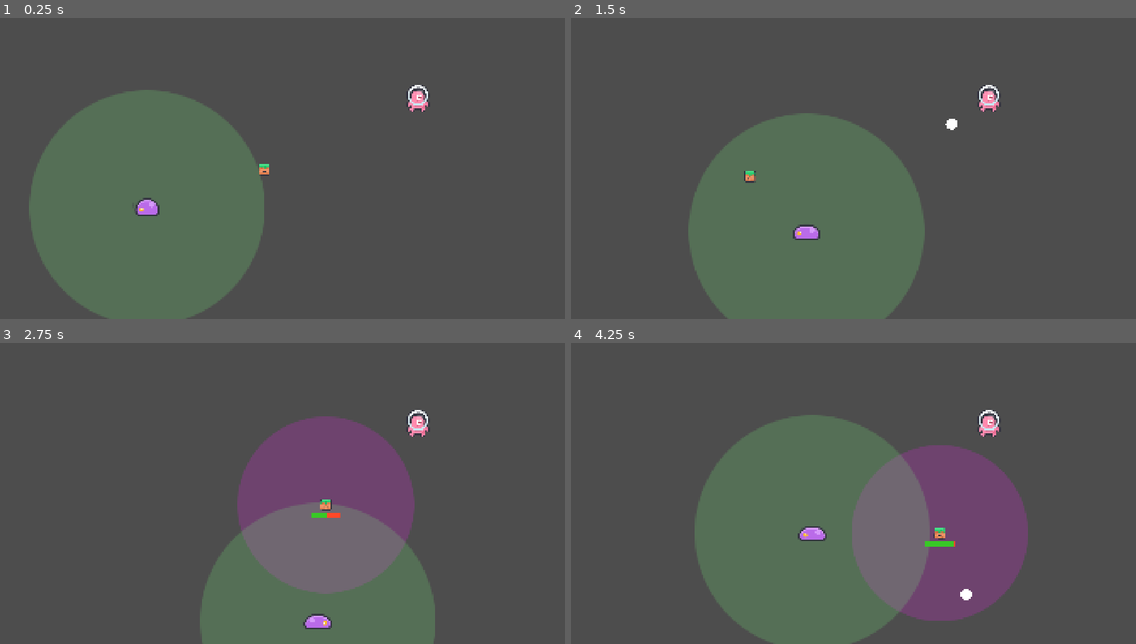
Above: before the commit, frames 1-4 (two rows, left to right).
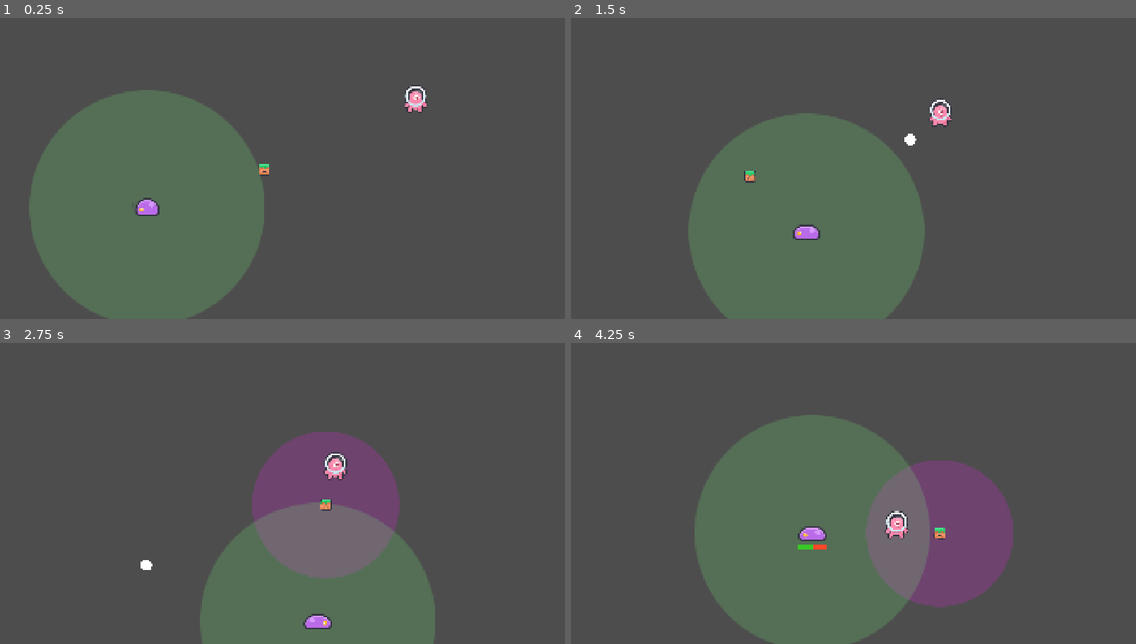
Above: after the commit, the same moments.

Repository: Slaith12/GMTK-2025
Game: Godot game, scene res://scenes/proj_test.tscn
Same seed, same stepped clock (60 frames per second), same inputs: the game is played once before the commit and once after it.
Inputs (mouse positions are in pixels of both pictures, inside the frame that each line leads up to):
- Up to frame 1 (0.25 s): no input
- Up to frame 2 (1.5 s): move the mouse to (977, 144) at 0.52 s; press the mouse at (977, 144) at 0.53 s; hold D (move_right) 0.53-1.28 s; move the mouse to (740, 177) at 1.27 s; release the mouse at (740, 177) at 1.28 s; hold S (move_down) from 1.28 s (still down); tap Space (secondary_action) at 1.35 s
- Up to frame 3 (2.75 s): move the mouse to (339, 415) at 2.02 s; release S (move_down) at 2.03 s; press the mouse at (339, 415) at 2.03 s; hold D (move_right) from 2.03 s (still down)
- Up to frame 4 (4.25 s): move the mouse to (825, 547) at 2.77 s; release D (move_right) at 2.78 s; release the mouse at (825, 547) at 2.78 s; hold W (move_up) 2.78-3.53 s; tap Space (secondary_action) at 2.85 s; move the mouse to (1023, 532) at 3.52 s; press the mouse at (1023, 532) at 3.53 s; hold A (move_left) from 3.53 s (still down)

The runs differ from the first frame. In frame 1, 0.2% of the frame differs, in the area x 71-76%, y 22-32%; in frame 2, 0.6%; in frame 3, 4.9%; in frame 4, 5.0%, in the area x 40-81%, y 22-93%.

Commit message:
Basic enemy movement

Diff:
--- a/scenes/basic_enemy.tscn
+++ b/scenes/basic_enemy.tscn
@@ -56,9 +56,52 @@
 "update": 0,
 "values": [Vector2(0, 0)]
 }
+tracks/1/type = "value"
+tracks/1/imported = false
+tracks/1/enabled = true
+tracks/1/path = NodePath("Sprite2D:rotation")
+tracks/1/interp = 1
+tracks/1/loop_wrap = true
+tracks/1/keys = {
+"times": PackedFloat32Array(0),
+"transitions": PackedFloat32Array(1),
+"update": 0,
+"values": [0.0]
+}
+
+[sub_resource type="Animation" id="Animation_ve544"]
+resource_name = "Attack"
+length = 0.5
+tracks/0/type = "value"
+tracks/0/imported = false
+tracks/0/enabled = true
+tracks/0/path = NodePath("Sprite2D:rotation")
+tracks/0/interp = 2
+tracks/0/loop_wrap = true
+tracks/0/keys = {
+"times": PackedFloat32Array(0, 0.5),
+"transitions": PackedFloat32Array(1, 1),
+"update": 0,
+"values": [0.0, 6.28319]
+}
+tracks/1/type = "method"
+tracks/1/imported = false
+tracks/1/enabled = true
+tracks/1/path = NodePath(".")
+tracks/1/interp = 1
+tracks/1/loop_wrap = true
+tracks/1/keys = {
+"times": PackedFloat32Array(0.5),
+"transitions": PackedFloat32Array(1),
+"values": [{
+"args": [],
+"method": &"start_movement"
+}]
+}
 
 [sub_resource type="AnimationLibrary" id="AnimationLibrary_wm70f"]
 _data = {
+&"Attack": SubResource("Animation_ve544"),
 &"Death": SubResource("Animation_cuegt"),
 &"RESET": SubResource("Animation_wm70f")
 }
--- a/scenes/companion.tscn
+++ b/scenes/companion.tscn
@@ -6,7 +6,61 @@
 [ext_resource type="PackedScene" uid="uid://db4311qiu3x1w" path="res://scenes/health_object.tscn" id="4_mqvd2"]
 
 [sub_resource type="CircleShape2D" id="CircleShape2D_rp0js"]
-radius = 300.0
+radius = 250.0
+
+[sub_resource type="Animation" id="Animation_rp0js"]
+resource_name = "Attracting"
+length = 3.0
+loop_mode = 1
+tracks/0/type = "value"
+tracks/0/imported = false
+tracks/0/enabled = true
+tracks/0/path = NodePath("Sprite2D:region_rect")
+tracks/0/interp = 1
+tracks/0/loop_wrap = true
+tracks/0/keys = {
+"times": PackedFloat32Array(0),
+"transitions": PackedFloat32Array(1),
+"update": 1,
+"values": [Rect2(384, 384, 64, 64)]
+}
+tracks/1/type = "bezier"
+tracks/1/imported = false
+tracks/1/enabled = true
+tracks/1/path = NodePath("Sprite2D:rotation")
+tracks/1/interp = 1
+tracks/1/loop_wrap = true
+tracks/1/keys = {
+"handle_modes": PackedInt32Array(0, 0, 0),
+"points": PackedFloat32Array(0.349066, -0.25, 0, 0.4, 0, -0.349066, -0.4, 0, 0.4, 0, 0.349066, -0.4, 0, 0.25, 0),
+"times": PackedFloat32Array(0, 1.5, 3)
+}
+
+[sub_resource type="Animation" id="Animation_mqvd2"]
+length = 0.001
+tracks/0/type = "value"
+tracks/0/imported = false
+tracks/0/enabled = true
+tracks/0/path = NodePath("Sprite2D:region_rect")
+tracks/0/interp = 1
+tracks/0/loop_wrap = true
+tracks/0/keys = {
+"times": PackedFloat32Array(0),
+"transitions": PackedFloat32Array(1),
+"update": 0,
+"values": [Rect2(384, 448, 64, 64)]
+}
+tracks/1/type = "bezier"
+tracks/1/imported = false
+tracks/1/enabled = true
+tracks/1/path = NodePath("Sprite2D:rotation")
+tracks/1/interp = 1
+tracks/1/loop_wrap = true
+tracks/1/keys = {
+"handle_modes": PackedInt32Array(0),
+"points": PackedFloat32Array(0, -0.25, 0, 0.25, 0),
+"times": PackedFloat32Array(0)
+}
 
 [sub_resource type="Animation" id="Animation_eol6h"]
 resource_name = "Stun"
@@ -49,60 +103,6 @@
 "times": PackedFloat32Array(0, 1, 2.53333, 2.83333)
 }
 
-[sub_resource type="Animation" id="Animation_mqvd2"]
-length = 0.001
-tracks/0/type = "value"
-tracks/0/imported = false
-tracks/0/enabled = true
-tracks/0/path = NodePath("Sprite2D:region_rect")
-tracks/0/interp = 1
-tracks/0/loop_wrap = true
-tracks/0/keys = {
-"times": PackedFloat32Array(0),
-"transitions": PackedFloat32Array(1),
-"update": 0,
-"values": [Rect2(384, 448, 64, 64)]
-}
-tracks/1/type = "bezier"
-tracks/1/imported = false
-tracks/1/enabled = true
-tracks/1/path = NodePath("Sprite2D:rotation")
-tracks/1/interp = 1
-tracks/1/loop_wrap = true
-tracks/1/keys = {
-"handle_modes": PackedInt32Array(0),
-"points": PackedFloat32Array(0, -0.25, 0, 0.25, 0),
-"times": PackedFloat32Array(0)
-}
-
-[sub_resource type="Animation" id="Animation_rp0js"]
-resource_name = "Attracting"
-length = 3.0
-loop_mode = 1
-tracks/0/type = "value"
-tracks/0/imported = false
-tracks/0/enabled = true
-tracks/0/path = NodePath("Sprite2D:region_rect")
-tracks/0/interp = 1
-tracks/0/loop_wrap = true
-tracks/0/keys = {
-"times": PackedFloat32Array(0),
-"transitions": PackedFloat32Array(1),
-"update": 1,
-"values": [Rect2(384, 384, 64, 64)]
-}
-tracks/1/type = "bezier"
-tracks/1/imported = false
-tracks/1/enabled = true
-tracks/1/path = NodePath("Sprite2D:rotation")
-tracks/1/interp = 1
-tracks/1/loop_wrap = true
-tracks/1/keys = {
-"handle_modes": PackedInt32Array(0, 0, 0),
-"points": PackedFloat32Array(0.349066, -0.25, 0, 0.4, 0, -0.349066, -0.4, 0, 0.4, 0, 0.349066, -0.4, 0, 0.25, 0),
-"times": PackedFloat32Array(0, 1.5, 3)
-}
-
 [sub_resource type="AnimationLibrary" id="AnimationLibrary_mqvd2"]
 _data = {
 &"Attracting": SubResource("Animation_rp0js"),
@@ -248,7 +248,7 @@
 
 [node name="HealthObject" parent="." instance=ExtResource("4_mqvd2")]
 position = Vector2(0, 37)
-maxHealth = 22
+maxHealth = 18
 
 [node name="CollisionShape2D" type="CollisionShape2D" parent="HealthObject"]
 position = Vector2(0, -37)
--- a/scenes/player.tscn
+++ b/scenes/player.tscn
@@ -9,79 +9,6 @@
 
 [sub_resource type="CircleShape2D" id="CircleShape2D_qlg0r"]
 radius = 28.0
-
-[sub_resource type="Animation" id="Animation_qhqgy"]
-resource_name = "Idle"
-length = 1.6
-loop_mode = 1
-tracks/0/type = "value"
-tracks/0/imported = false
-tracks/0/enabled = true
-tracks/0/path = NodePath("Sprite2D:region_rect")
-tracks/0/interp = 1
-tracks/0/loop_wrap = true
-tracks/0/keys = {
-"times": PackedFloat32Array(0, 0.8),
-"transitions": PackedFloat32Array(1, 1),
-"update": 1,
-"values": [Rect2(128, 128, 64, 64), Rect2(128, 64, 64, 64)]
-}
-
-[sub_resource type="Animation" id="Animation_dqkch"]
-length = 0.001
-tracks/0/type = "value"
-tracks/0/imported = false
-tracks/0/enabled = true
-tracks/0/path = NodePath("Sprite2D:region_rect")
-tracks/0/interp = 1
-tracks/0/loop_wrap = true
-tracks/0/keys = {
-"times": PackedFloat32Array(0),
-"transitions": PackedFloat32Array(1),
-"update": 0,
-"values": [Rect2(128, 128, 64, 64)]
-}
-tracks/1/type = "value"
-tracks/1/imported = false
-tracks/1/enabled = true
-tracks/1/path = NodePath(".:isForceMoving")
-tracks/1/interp = 1
-tracks/1/loop_wrap = true
-tracks/1/keys = {
-"times": PackedFloat32Array(0),
-"transitions": PackedFloat32Array(1),
-"update": 1,
-"values": [false]
-}
-tracks/2/type = "value"
-tracks/2/imported = false
-tracks/2/enabled = true
-tracks/2/path = NodePath(".:forceVelocity")
-tracks/2/interp = 1
-tracks/2/loop_wrap = true
-tracks/2/keys = {
-"times": PackedFloat32Array(0),
-"transitions": PackedFloat32Array(1),
-"update": 0,
-"values": [Vector2(0, 0)]
-}
-
-[sub_resource type="Animation" id="Animation_qlg0r"]
-resource_name = "Walk"
-length = 0.3
-loop_mode = 1
-tracks/0/type = "value"
-tracks/0/imported = false
-tracks/0/enabled = true
-tracks/0/path = NodePath("Sprite2D:region_rect")
-tracks/0/interp = 1
-tracks/0/loop_wrap = true
-tracks/0/keys = {
-"times": PackedFloat32Array(0, 0.15),
-"transitions": PackedFloat32Array(1, 1),
-"update": 1,
-"values": [Rect2(128, 128, 64, 64), Rect2(128, 64, 64, 64)]
-}
 
 [sub_resource type="Animation" id="Animation_tuyoq"]
 resource_name = "Hurt"
@@ -141,6 +68,79 @@
 "values": [Vector2(0, 0)]
 }
 
+[sub_resource type="Animation" id="Animation_qhqgy"]
+resource_name = "Idle"
+length = 1.6
+loop_mode = 1
+tracks/0/type = "value"
+tracks/0/imported = false
+tracks/0/enabled = true
+tracks/0/path = NodePath("Sprite2D:region_rect")
+tracks/0/interp = 1
+tracks/0/loop_wrap = true
+tracks/0/keys = {
+"times": PackedFloat32Array(0, 0.8),
+"transitions": PackedFloat32Array(1, 1),
+"update": 1,
+"values": [Rect2(128, 128, 64, 64), Rect2(128, 64, 64, 64)]
+}
+
+[sub_resource type="Animation" id="Animation_dqkch"]
+length = 0.001
+tracks/0/type = "value"
+tracks/0/imported = false
+tracks/0/enabled = true
+tracks/0/path = NodePath("Sprite2D:region_rect")
+tracks/0/interp = 1
+tracks/0/loop_wrap = true
+tracks/0/keys = {
+"times": PackedFloat32Array(0),
+"transitions": PackedFloat32Array(1),
+"update": 0,
+"values": [Rect2(128, 128, 64, 64)]
+}
+tracks/1/type = "value"
+tracks/1/imported = false
+tracks/1/enabled = true
+tracks/1/path = NodePath(".:isForceMoving")
+tracks/1/interp = 1
+tracks/1/loop_wrap = true
+tracks/1/keys = {
+"times": PackedFloat32Array(0),
+"transitions": PackedFloat32Array(1),
+"update": 1,
+"values": [false]
+}
+tracks/2/type = "value"
+tracks/2/imported = false
+tracks/2/enabled = true
+tracks/2/path = NodePath(".:forceVelocity")
+tracks/2/interp = 1
+tracks/2/loop_wrap = true
+tracks/2/keys = {
+"times": PackedFloat32Array(0),
+"transitions": PackedFloat32Array(1),
+"update": 0,
+"values": [Vector2(0, 0)]
+}
+
+[sub_resource type="Animation" id="Animation_qlg0r"]
+resource_name = "Walk"
+length = 0.3
+loop_mode = 1
+tracks/0/type = "value"
+tracks/0/imported = false
+tracks/0/enabled = true
+tracks/0/path = NodePath("Sprite2D:region_rect")
+tracks/0/interp = 1
+tracks/0/loop_wrap = true
+tracks/0/keys = {
+"times": PackedFloat32Array(0, 0.15),
+"transitions": PackedFloat32Array(1, 1),
+"update": 1,
+"values": [Rect2(128, 128, 64, 64), Rect2(128, 64, 64, 64)]
+}
+
 [sub_resource type="AnimationLibrary" id="AnimationLibrary_fjrip"]
 _data = {
 &"Hurt": SubResource("Animation_tuyoq"),
@@ -149,6 +149,49 @@
 &"Walk": SubResource("Animation_qlg0r")
 }
 
+[sub_resource type="Animation" id="Animation_ur7pv"]
+resource_name = "Hit"
+length = 0.3
+tracks/0/type = "value"
+tracks/0/imported = false
+tracks/0/enabled = true
+tracks/0/path = NodePath("Sprite2D:modulate")
+tracks/0/interp = 1
+tracks/0/loop_wrap = true
+tracks/0/keys = {
+"times": PackedFloat32Array(0, 0.15, 0.3),
+"transitions": PackedFloat32Array(1, 1, 1),
+"update": 0,
+"values": [Color(1, 0.278431, 0.196078, 1), Color(1, 0.278431, 0.196078, 1), Color(1, 1, 1, 1)]
+}
+
+[sub_resource type="Animation" id="Animation_smehm"]
+length = 0.001
+tracks/0/type = "value"
+tracks/0/imported = false
+tracks/0/enabled = true
+tracks/0/path = NodePath("HealthObject:ignoreDamage")
+tracks/0/interp = 1
+tracks/0/loop_wrap = true
+tracks/0/keys = {
+"times": PackedFloat32Array(0),
+"transitions": PackedFloat32Array(1),
+"update": 1,
+"values": [false]
+}
+tracks/1/type = "value"
+tracks/1/imported = false
+tracks/1/enabled = true
+tracks/1/path = NodePath("Sprite2D:modulate")
+tracks/1/interp = 1
+tracks/1/loop_wrap = true
+tracks/1/keys = {
+"times": PackedFloat32Array(0),
+"transitions": PackedFloat32Array(1),
+"update": 0,
+"values": [Color(1, 1, 1, 1)]
+}
+
 [sub_resource type="Animation" id="Animation_fjrip"]
 resource_name = "Recovery"
 length = 4.0
@@ -175,49 +218,6 @@
 "transitions": PackedFloat32Array(1, 1, 1, 1, 1, 1, 1, 1, 1, 1, 1, 1, 1, 1, 1, 1, 1, 1, 1, 1, 1, 1, 1, 1, 1),
 "update": 1,
 "values": [Color(1, 1, 1, 1), Color(1, 1, 1, 0), Color(1, 1, 1, 1), Color(1, 1, 1, 0), Color(1, 1, 1, 1), Color(1, 1, 1 …(366 unchanged characters)…
-}
-
-[sub_resource type="Animation" id="Animation_smehm"]
-length = 0.001
-tracks/0/type = "value"
-tracks/0/imported = false
-tracks/0/enabled = true
-tracks/0/path = NodePath("HealthObject:ignoreDamage")
-tracks/0/interp = 1
-tracks/0/loop_wrap = true
-tracks/0/keys = {
-"times": PackedFloat32Array(0),
-"transitions": PackedFloat32Array(1),
-"update": 1,
-"values": [false]
-}
-tracks/1/type = "value"
-tracks/1/imported = false
-tracks/1/enabled = true
-tracks/1/path = NodePath("Sprite2D:modulate")
-tracks/1/interp = 1
-tracks/1/loop_wrap = true
-tracks/1/keys = {
-"times": PackedFloat32Array(0),
-"transitions": PackedFloat32Array(1),
-"update": 0,
-"values": [Color(1, 1, 1, 1)]
-}
-
-[sub_resource type="Animation" id="Animation_ur7pv"]
-resource_name = "Hit"
-length = 0.3
-tracks/0/type = "value"
-tracks/0/imported = false
-tracks/0/enabled = true
-tracks/0/path = NodePath("Sprite2D:modulate")
-tracks/0/interp = 1
-tracks/0/loop_wrap = true
-tracks/0/keys = {
-"times": PackedFloat32Array(0, 0.15, 0.3),
-"transitions": PackedFloat32Array(1, 1, 1),
-"update": 0,
-"values": [Color(1, 0.278431, 0.196078, 1), Color(1, 0.278431, 0.196078, 1), Color(1, 1, 1, 1)]
 }
 
 [sub_resource type="AnimationLibrary" id="AnimationLibrary_ur7pv"]
--- a/scenes/proj_test.tscn
+++ b/scenes/proj_test.tscn
@@ -16,6 +16,7 @@
 [node name="Camera2D" type="Camera2D" parent="."]
 
 [node name="Player" parent="." instance=ExtResource("2_0e3rl")]
+unique_name_in_owner = true
 z_index = 5
 position = Vector2(-461, 160)
 baseSpeed = 400.0
@@ -26,24 +27,11 @@
 z_as_relative = false
 texture = ExtResource("3_l6ekr")
 
-[node name="Missile" parent="." groups=["PlayerDamaging"] instance=ExtResource("5_b5mkc")]
-process_mode = 4
-visible = false
-target_velocity = 600.0
-mass = 5.0
-
-[node name="Sprite2D" type="Sprite2D" parent="Missile"]
-scale = Vector2(0.15, 0.15)
-texture = ExtResource("3_l6ekr")
-
-[node name="CollisionShape2D" type="CollisionShape2D" parent="Missile"]
-shape = SubResource("CircleShape2D_ipo53")
-
 [node name="Companion" parent="." instance=ExtResource("6_ipo53")]
+unique_name_in_owner = true
 position = Vector2(503, 52)
-influenceStrength = 15000.0
-targetRadius = 200.0
-redirectCoef = -0.4
+influenceStrength = 18000.0
+redirectCoef = -0.3
 
 [node name="CollisionShape2D" parent="Companion/ProjectileInfluencer" index="0"]
 visible = false
@@ -60,11 +48,31 @@
 scale = Vector2(0.78125, 0.78125)
 texture = ExtResource("3_l6ekr")
 
+[node name="Missile" parent="." groups=["PlayerDamaging"] instance=ExtResource("5_b5mkc")]
+process_mode = 4
+visible = false
+target_velocity = 600.0
+mass = 5.0
+
+[node name="Sprite2D" type="Sprite2D" parent="Missile"]
+scale = Vector2(0.15, 0.15)
+texture = ExtResource("3_l6ekr")
+
+[node name="CollisionShape2D" type="CollisionShape2D" parent="Missile"]
+shape = SubResource("CircleShape2D_ipo53")
+
 [node name="BasicEnemy" parent="." instance=ExtResource("6_exloi")]
 position = Vector2(459, -205)
+attackCooldown = 2
+moveCooldown = 2.0
+moveSearchRange = 200.0
+innerRange = 250.0
+outerRange = 450.0
+walkMoveSpeed = 140.0
+acceleration = 250.0
 
 [connection signal="influence_activate" from="Companion" to="." method="_on_player_influence_activate"]
 [connection signal="influence_deactivate" from="Companion" to="." method="_on_player_influence_deactivate"]
 
+[editable path="Companion"]
 [editable path="Missile"]
-[editable path="Companion"]
--- a/scripts/basic_enemy.gd
+++ b/scripts/basic_enemy.gd
@@ -5,23 +5,45 @@
 @onready var secondary_anims: AnimationPlayer = $AnimationPlayer2
 @onready var health_object: HealthObject = $HealthObject
 @onready var fire_pos: Marker2D = $FirePos
+@onready var player: Player = %Player
+@onready var companion: Companion = %Companion
 
-@export var attackCooldown := 2.5
+@export var rootNode : Node2D
+
+@export var attackCooldown := 3
+@export var moveCooldown := 1.5
+@export var moveSearchRange := 150.0
+@export var innerRange := 300.0
+@export var outerRange := 400.0
 @export var deathKnockback := 200.0
-@export var fireSpacing := 90
+@export var walkMoveSpeed := 100.0
 @export var acceleration := 300.0
 
+@export var fireSpacing := 90
 @export var targetVelocity : Vector2
 
+enum {MOVE, ATTACK, NONE}
+var state := MOVE
 var isDead := false
+
+var movesLeft : int
+var moveTimer : float
+
+var attackTimer : float
+var attacksLeft : int
+var attackAngle : float
+var attackSpread : float
+var attackDelay : float
+var currentProjectile : PackedScene
 
 signal died(source: Node2D)
 
 # Called when the node enters the scene tree for the first time.
 func _ready() -> void:
-	pass # Replace with function body.
+	start_movement()
 
 func _physics_process(delta: float) -> void:
+	update_logic(delta)
 	var accelStrength := acceleration * delta
 	var accelDir := targetVelocity - velocity
 	if accelDir.length() < accelStrength:
@@ -31,10 +53,61 @@
 
 	move_and_slide()
 
+func update_logic(delta: float) -> void:
+	match state:
+		MOVE:
+			moveTimer -= delta
+			if moveTimer <= 0:
+				if movesLeft < 0:
+					pause()
+					targetVelocity = Vector2.ZERO
+					animation_player.play("Attack")
+				else:
+					var targetPoint := Vector2.from_angle(randf() * TAU) * moveSearchRange + position
+					var targetOffset := (targetPoint - player.position)
+					if targetOffset.length() < innerRange:
+						targetPoint = player.position + targetOffset.normalized() * innerRange
+					elif targetOffset.length() > outerRange:
+						targetPoint = player.position + targetOffset.normalized() * outerRange
+					#targetOffset variable not updated since it's not needed
+					targetVelocity = (targetPoint - position).normalized() * walkMoveSpeed
+					moveTimer += moveCooldown
+					movesLeft -= 1
+		ATTACK:
+			attackTimer -= delta
+			while attackTimer <= 0 and attacksLeft > 0:
+				attackTimer += attackDelay
+				var fireDirection := Vector2.from_angle(attackAngle)
+				var proj = currentProjectile.instantiate()
+				rootNode.add_child(proj)
+				fire(fireDirection, proj)
+				attackAngle += attackSpread
+				attacksLeft -= 1
+
+func start_movement() -> void:
+	movesLeft = attackCooldown
+	moveTimer = 0
+	state = MOVE
+
+
+func pause() -> void:
+	state = NONE
+
 func fire(direction: Vector2, projectile: Missile):
 	fire_pos.position = direction.normalized() * fireSpacing
 	projectile.global_position = fire_pos.global_position
 	projectile.velocity = direction * projectile.target_velocity
+
+
+func fire_flurry(spread: float, time: float, num: int, proj: PackedScene):
+	var baseAngle := global_position.angle_to_point(player.global_position)
+	attackAngle = baseAngle - spread/2
+	attackSpread = spread/(num-1)
+	attackTimer = 0
+	attackDelay = time/(num-1)
+	attacksLeft = num
+	currentProjectile = proj
+	state = ATTACK
 
 func hurt() -> void:
 	if secondary_anims.current_animation == "Hit":
--- /dev/null
+++ b/scripts/enemy_manager.gd
@@ -0,0 +1,38 @@
+@tool
+class_name EnemyManager
+extends Node2D
+
+@export var player: Player
+@export var companion: Companion
+@export var baseEnemyPointsNode: Node2D
+@export var enemyPoints: Array[Node2D]
+@export var numEnemyPoints := 7
+@export var enemyPointRadius := 400.0
+@export var update_config := false
+
+var claimedPoints: Array[bool]
+
+# Called when the node enters the scene tree for the first time.
+func _ready() -> void:
+	claimedPoints = []
+	claimedPoints.resize(enemyPoints.size())
+
+# Called every frame. 'delta' is the elapsed time since the previous frame.
+func _process(_delta: float) -> void:
+	if update_config:
+		update_enemy_points_config()
+		update_config = false
+
+func update_enemy_points_config() -> void:
+	if enemyPoints == null:
+		enemyPoints = []
+	enemyPoints.resize(numEnemyPoints)
+	if not Engine.is_editor_hint():
+		claimedPoints.resize(numEnemyPoints)
+	var spacing = TAU/numEnemyPoints
+	for i in range(numEnemyPoints):
+		if enemyPoints[i] == null:
+			enemyPoints[i] = Marker2D.new()
+			baseEnemyPointsNode.add_child(enemyPoints[i])
+			enemyPoints[i].owner = self.owner
+		enemyPoints[i].position = Vector2(cos(spacing*i), sin(spacing*i)) * enemyPointRadius
Not shown: 1 places in scenes/basic_enemy.tscn that only renumber resources
Not shown, added: scripts/enemy_manager.gd.uid
